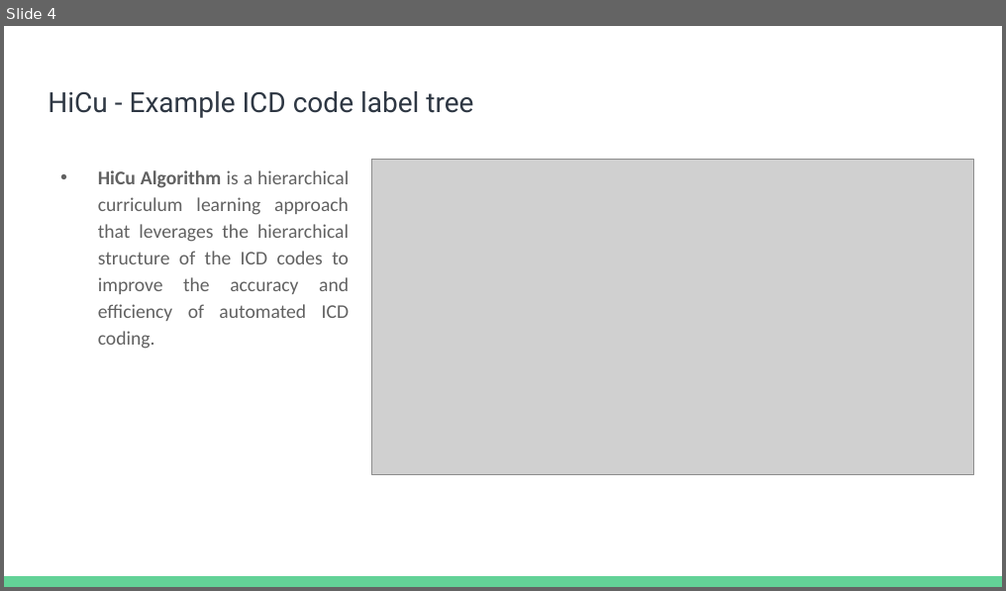
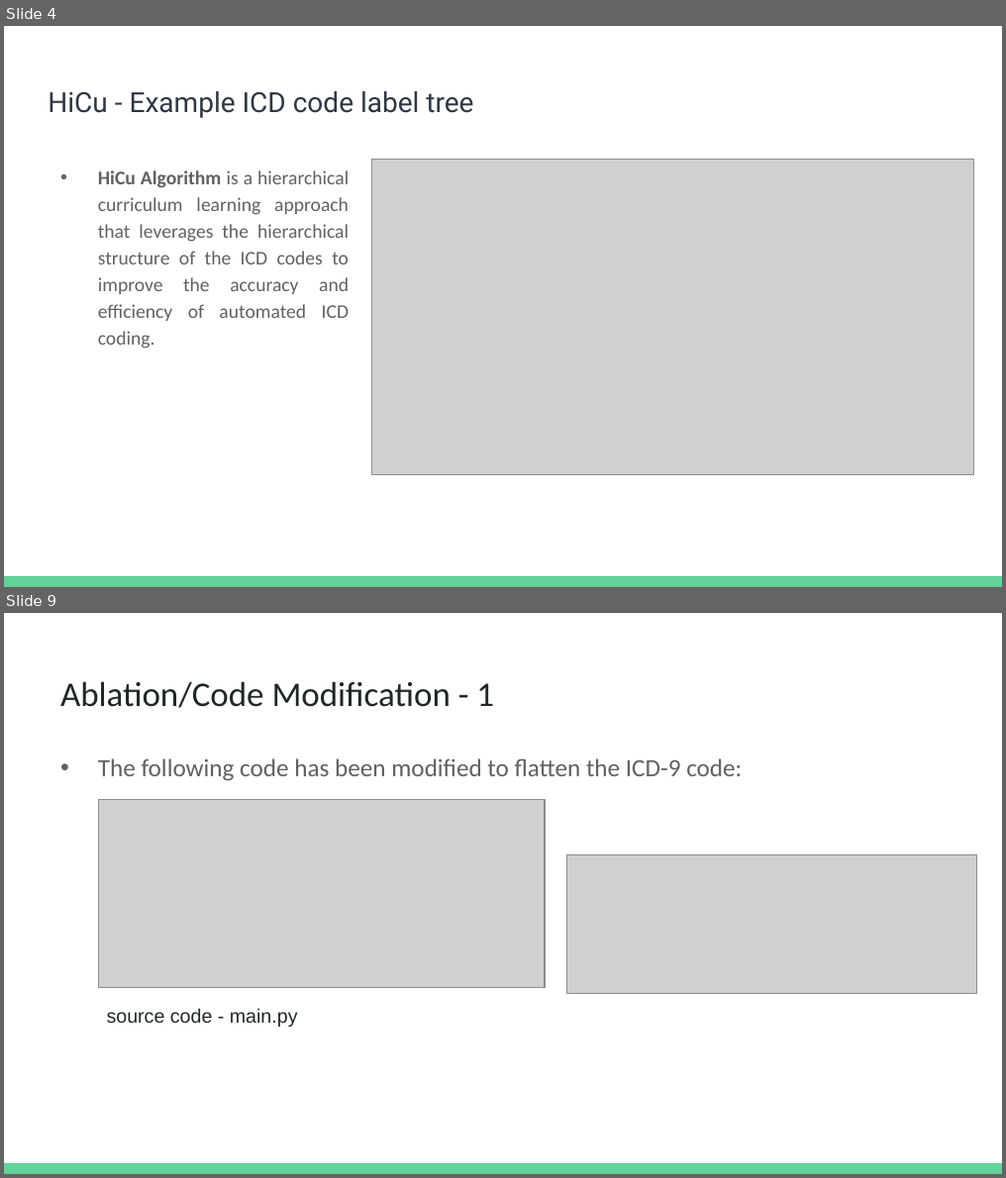
Before and after one commit to dbiswas0605/MCS-DS-CS598-DLH-HiCu, a slide deck: Presentation/CS598 DL4H Project Presentation.pptx. Shown one above the other, each under a label of ours: slide 4 before the commit, slides 4 and 9 after it; the slides between them are not shown. The pictures are 1006x591 and 1006x1178 pixels, drawn with LibreOffice and Linux fonts; fonts in the diff are those of the drawing; grey boxes stand for pictures. Boxes give left, top, right and bottom in pixels: in the first picture for what was removed or moved away, otherwise in the second. Text is boxed around its words. In the diff, an @@ line names an element or a change of style, - is before the commit and + after.

```diff
--- a/Presentation/CS598 DL4H Project Presentation.pptx
+++ b/Presentation/CS598 DL4H Project Presentation.pptx
@@ slide 9 added at (x1=4, y1=613, x2=1002, y2=1174), background #FFFFFF; not listed: 1 template element that a slide beside it also shows @@
@@ title added at (x1=60, y1=681, x2=494, y2=708), 25 pt, text #202729 @@
+Ablation/Code Modification - 1
@@ text added at (x1=98, y1=759, x2=742, y2=781), 18 pt, text #616161 @@
+• The following code has been modified to flatten the ICD-9 code:
@@ picture added at (x1=98, y1=799, x2=544, y2=987) @@
@@ picture added at (x1=567, y1=855, x2=977, y2=993) @@
@@ text added at (x1=107, y1=1008, x2=298, y2=1027), 14 pt, text #202729 @@
+source code - main.py
```
Also in this commit, not shown: 9 slides changed, 3 other slides added, 1 other file.
